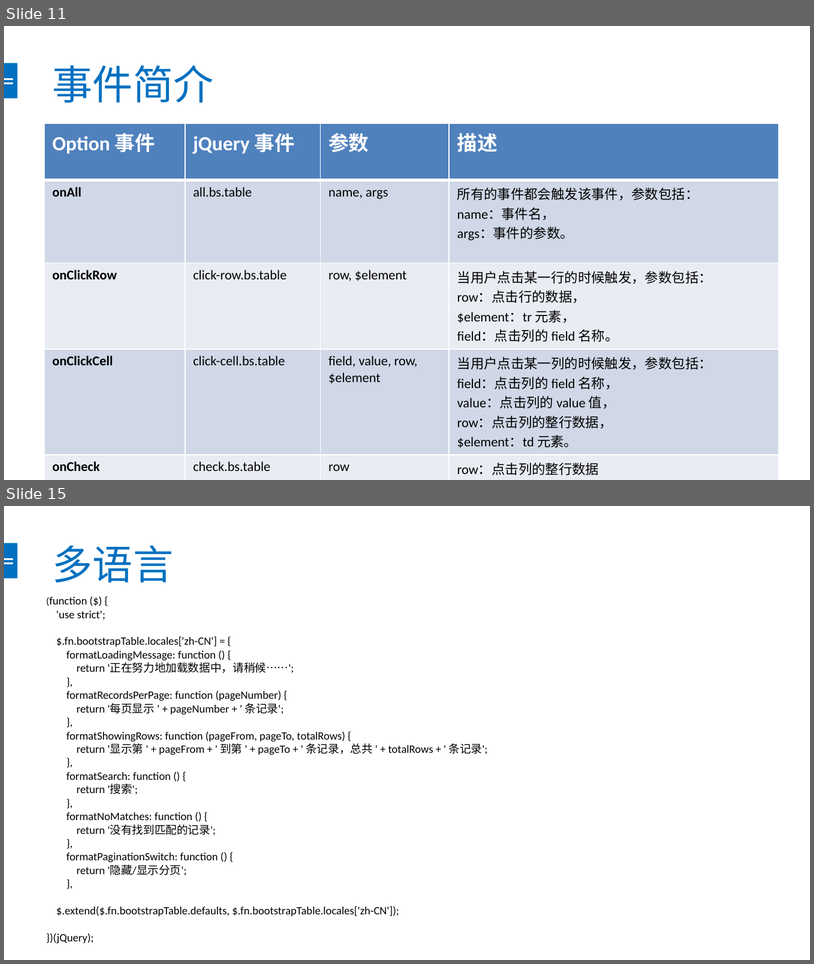
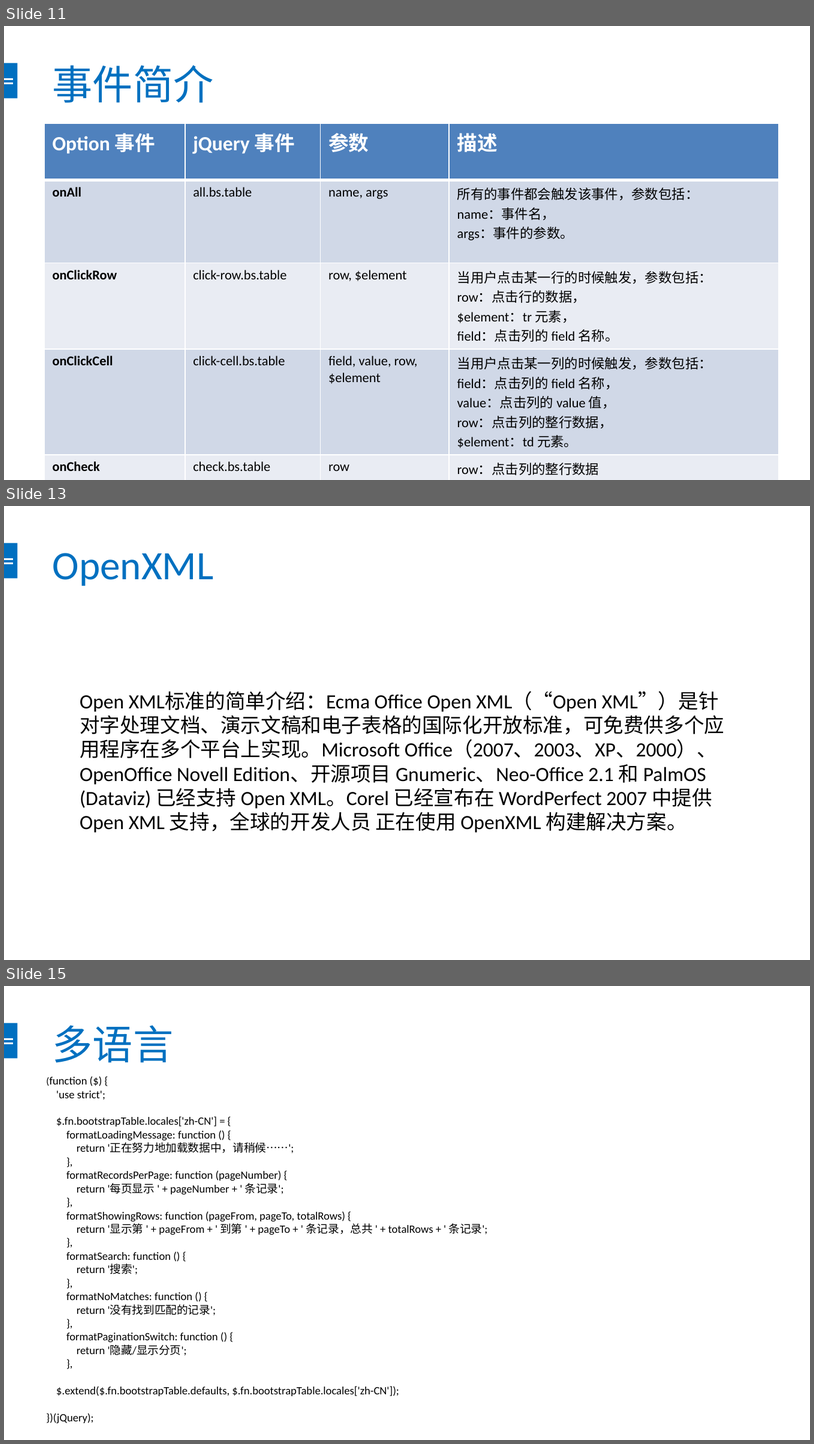
Before and after one commit to chendingguo/workspace, a slide deck: springboot-mybatis-master/bootstrap-table.pptx. Shown one above the other, each under a label of ours: slides 11 and 15 before the commit, slides 11, 13 and 15 after it; the slides between them are not shown. The pictures are 814x964 and 814x1444 pixels, drawn with LibreOffice and Linux fonts; fonts in the diff are those of the drawing. Boxes give left, top, right and bottom in pixels: in the first picture for what was removed or moved away, otherwise in the second. Text is boxed around its words. In the diff, an @@ line names an element or a change of style, - is before the commit and + after.

```diff
--- a/springboot-mybatis-master/bootstrap-table.pptx
+++ b/springboot-mybatis-master/bootstrap-table.pptx
@@ slide 13 added at [4,506,810,960], background #FFFFFF; not listed: 3 template elements that a slide beside it also shows @@
@@ title added at [53,553,214,586], 36 pt, text #0070C0 @@
+OpenXML
@@ text added at [80,691,725,832], 18 pt, text #000000 @@
+Open XML标准的简单介绍：Ecma Office Open XML（“Open XML”）是针对字处理文档、演示文稿和电子表格的国际化开放标准，可免费供多个应用程序在多个平台上实现。Microsoft Office（2007、2003、XP、2000）、OpenOffice Novell Edition、开源项目 Gnumeric、Neo-Office 2.1 和 PalmOS (Dataviz) 已经支持 Open XML。Corel 已经宣布在 WordPerfect 2007 中提供 Open XML 支持，全球的开发人员 正在使用 OpenXML 构建解决方案。
```
Also in this commit, not shown: 2 other slides added, 3 slides removed, 4 other files.
